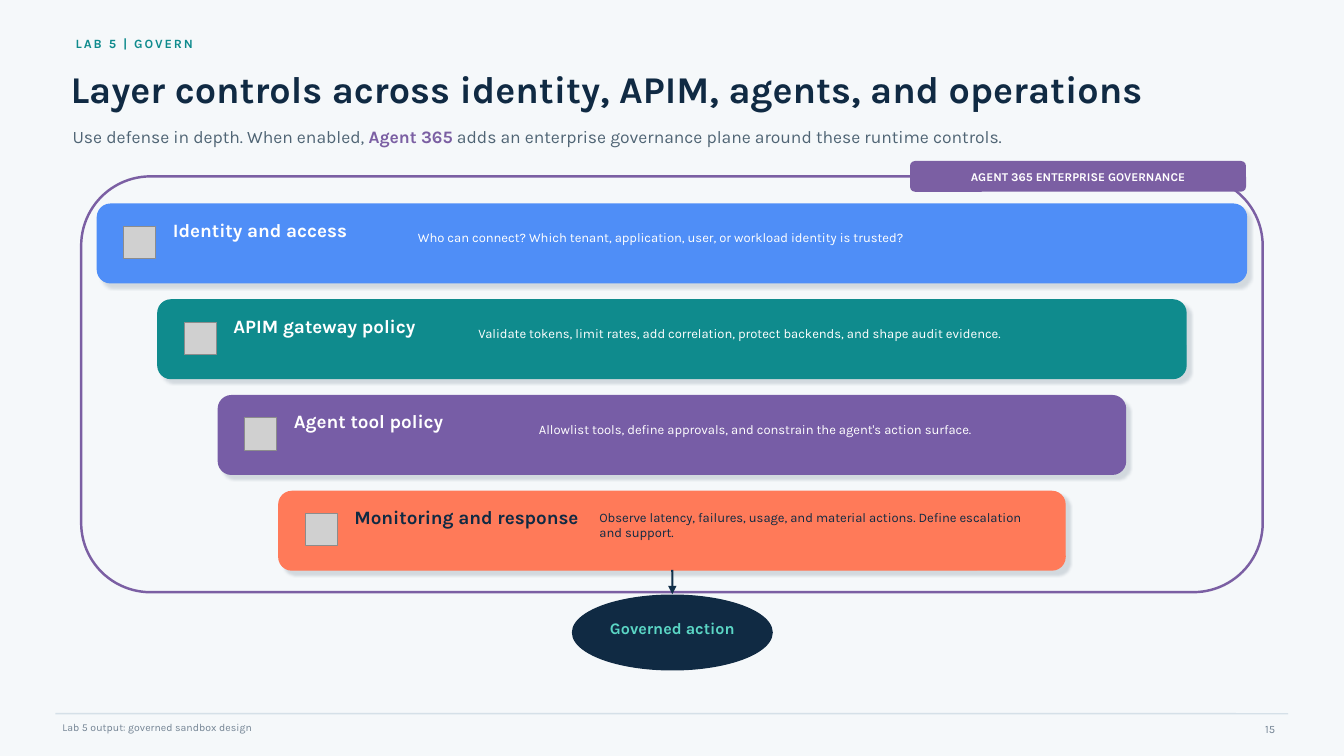
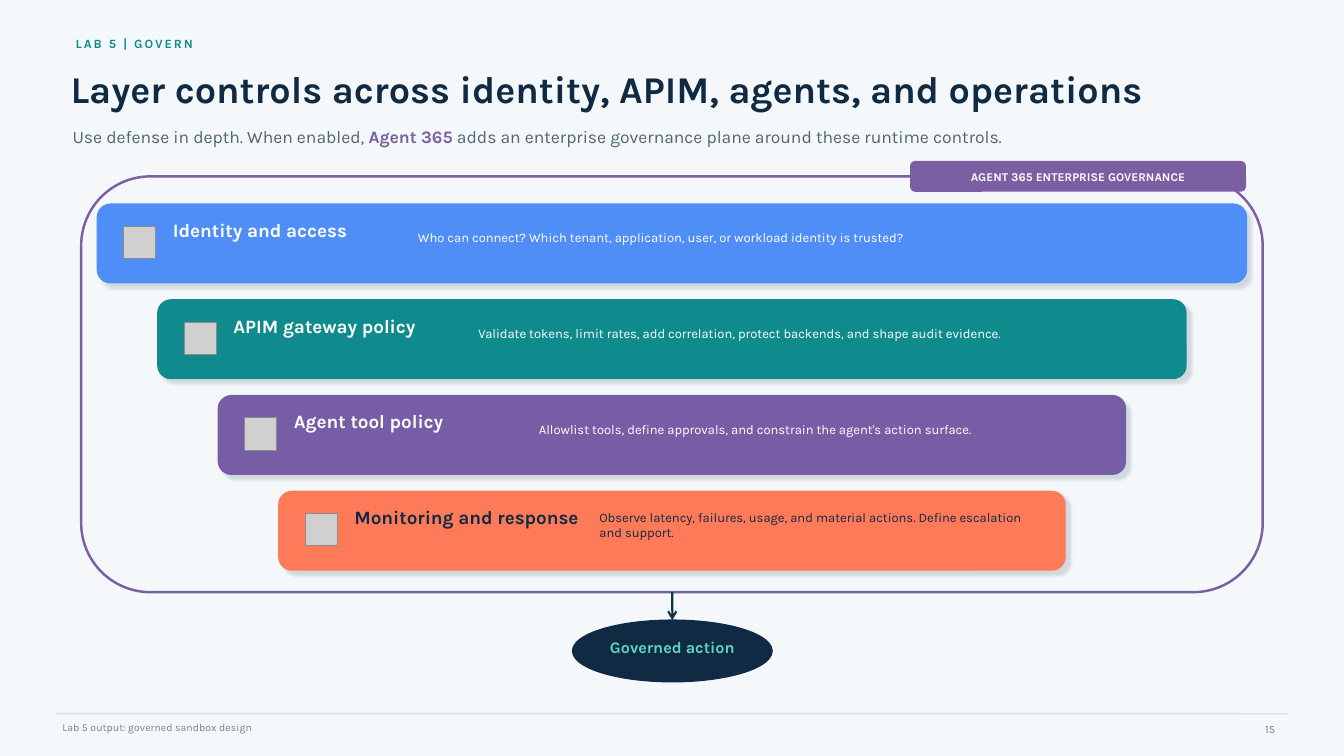
Before and after one commit to yurilausberg/foundry-apim-mcp-workshop, a slide deck: slide 15 of docs/foundry-apim-mcp-workshop.pptx. Drawn at 1344x756 pixels with LibreOffice and Linux fonts; fonts in the diff are those of the drawing; grey boxes stand for pictures. Boxes give left, top, right and bottom in pixels: in the first picture for what was removed or moved away, otherwise in the second. Text is boxed around its words. In the diff, an @@ line names an element or a change of style, - is before the commit and + after.

```diff
--- a/docs/foundry-apim-mcp-workshop.pptx
+++ b/docs/foundry-apim-mcp-workshop.pptx
@@ arrow moved from (673, 571) - (673, 594) to (673, 593) - (673, 620) @@
@@ arrow (673, 593) - (673, 620): arrowheads changed @@
@@ ellipse: place and size @@
-ellipse at box(573, 596, 772, 670)
+ellipse at box(573, 620, 772, 682)
@@ text "Governed action": place and size @@
-text "Governed action" at box(610, 622, 735, 634)
+text "Governed action" at box(610, 641, 735, 653)
```
